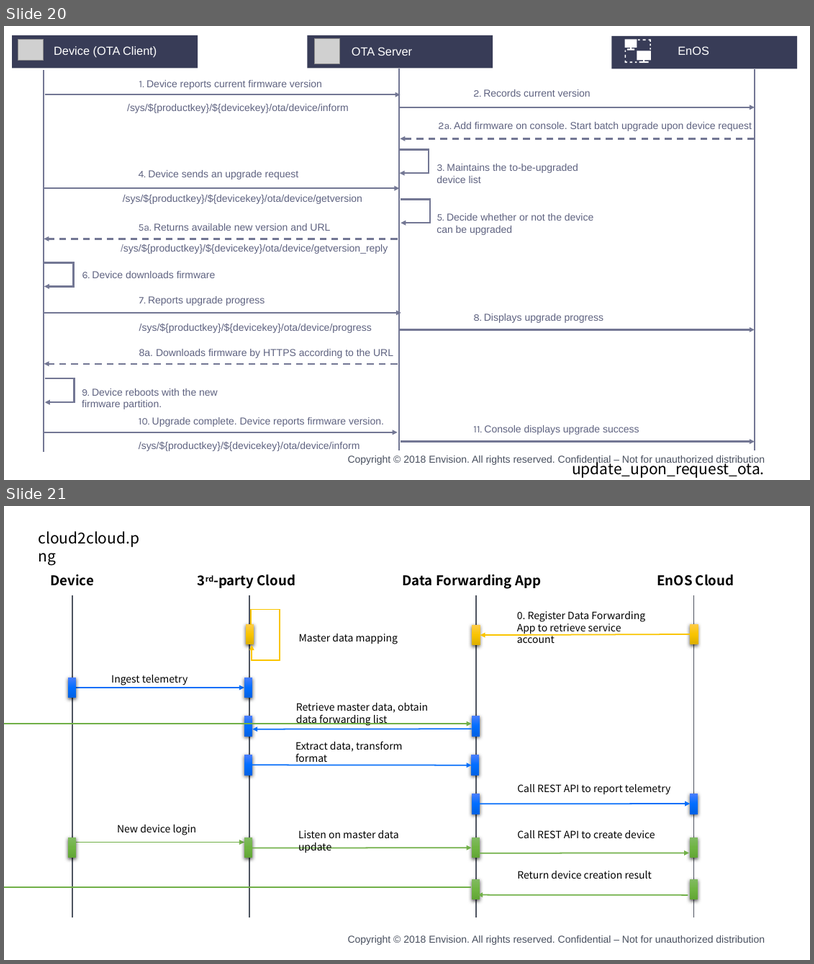
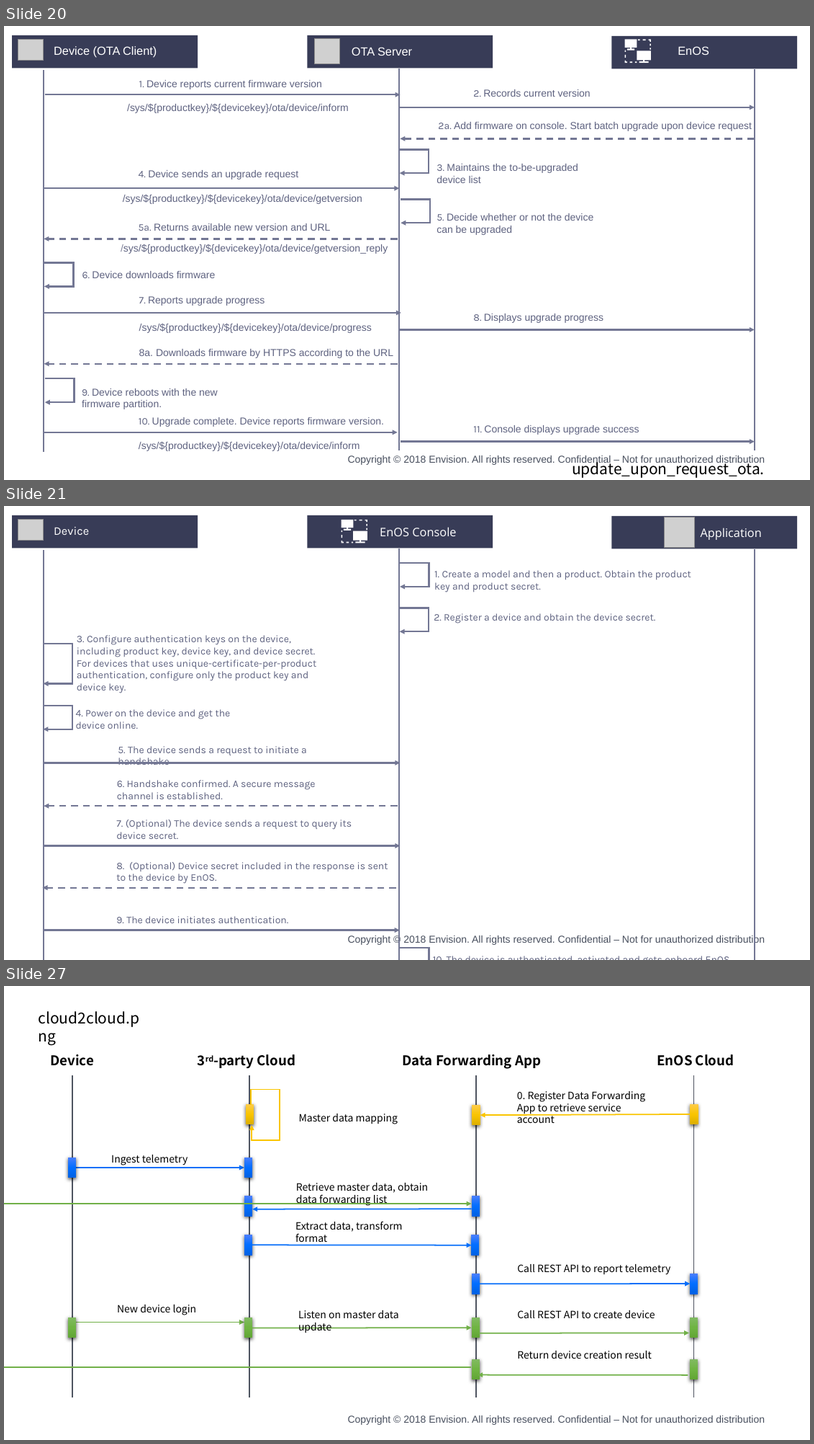
Before and after one commit to kikuchiyo/device_connection_en, a slide deck: media/device_en.pptx. Shown one above the other, each under a label of ours: slides 20 and 21 before the commit, slides 20, 21 and 27 after it; the slides between them are not shown. The pictures are 814x964 and 814x1444 pixels, drawn with LibreOffice and Linux fonts; fonts in the diff are those of the drawing; grey boxes stand for pictures; background and template pictures are left out. Boxes give left, top, right and bottom in pixels: in the first picture for what was removed or moved away, otherwise in the second. Text is boxed around its words. In the diff, an @@ line names an element or a change of style, - is before the commit and + after.

```diff
--- a/media/device_en.pptx
+++ b/media/device_en.pptx
@@ slide 21 added at [4, 506, 810, 960], background #FFFFFF; not listed: 1 template element that a slide beside it also shows @@
@@ group added at [12, 515, 797, 960]: 13 texts, 8 lines, 5 elbow arrows, 5 arrows, 3 rectangles, 2 pictures, 1 freeform shape @@
+Device
+Application
+1. Create a model and then a product. Obtain the product key and product secret.
+2. Register a device and obtain the device secret.
+3. Configure authentication keys on the device, including product key, device key, and device secret. For devices that uses unique-certificate-per-product authentication, configure only the product key and device key.
+5. The device sends a request to initiate a handshake
+9. The device initiates authentication.
+EnOS Console
+4. Power on the device and get the device online.
+6. Handshake confirmed. A secure message channel is established.
+10. The device is authenticated, activated and gets onboard EnOS.
+7. (Optional) The device sends a request to query its device secret.
+8. (Optional) Device secret included in the response is sent to the device by EnOS.
@@ what was slide 21 is now slide 27 @@
```
Also in this commit, not shown: 7 other slides added, 24 other files.
